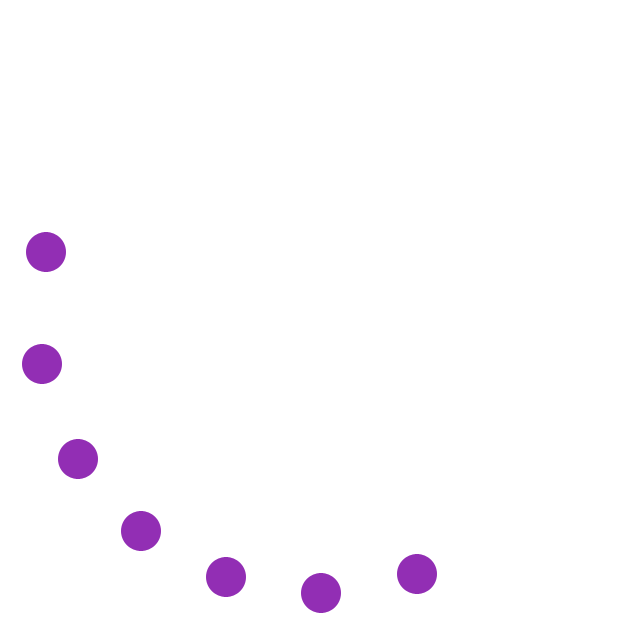
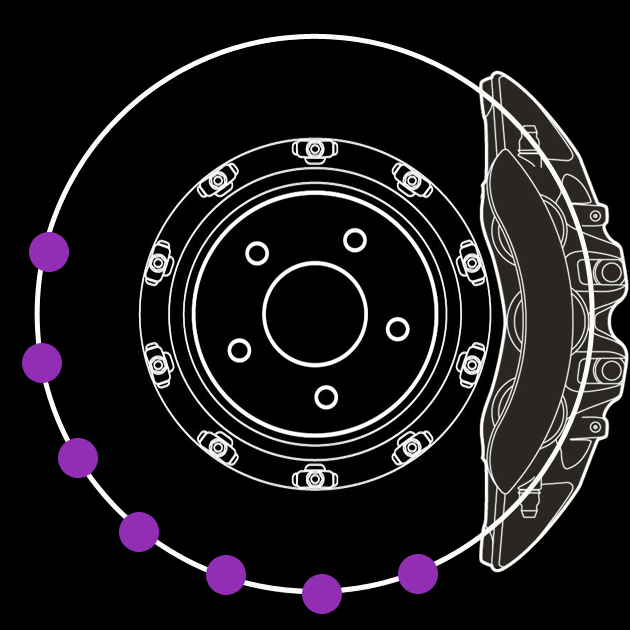
Layer changes from the first 630x630 image to the second:
added layer "Слой 4 копия" above "Слой 3" over [22, 33, 595, 614]
added layer "Слой 3" above "Слой 1" over [476, 67, 630, 573]
hid "Слой 584 копия 6" over [397, 554, 437, 594]
hid "Слой 584 копия 5" over [301, 573, 341, 613]
hid "Слой 584 копия 4" over [206, 557, 246, 597]
hid "Слой 584 копия 3" over [121, 511, 161, 551]
hid "Слой 584 копия 2" over [58, 439, 98, 479]
hid "Слой 584 копия 7" over [26, 232, 66, 272]
hid "Слой 584 копия" over [22, 344, 62, 384]
added layer "Слой 585 копия 4" in group "history" over [34, 33, 596, 596]
hid "Слой 585 копия 2" over [34, 33, 630, 595]
showed "Слой 2" over [0, 0, 630, 630]
